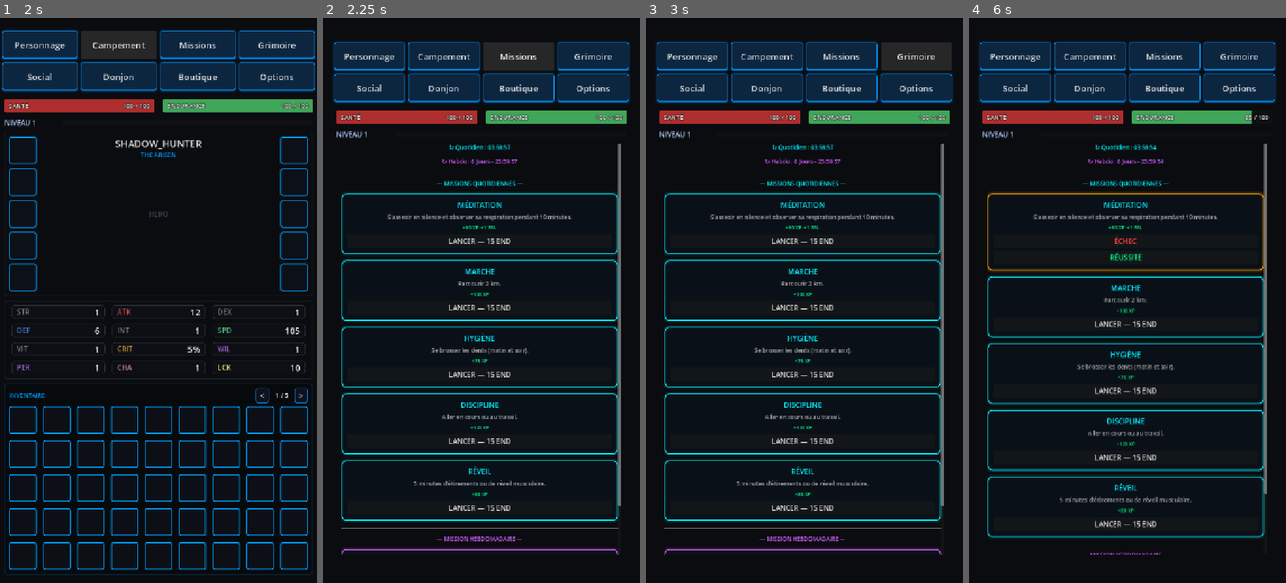
Above: before the commit, frames 1-4 (left to right).
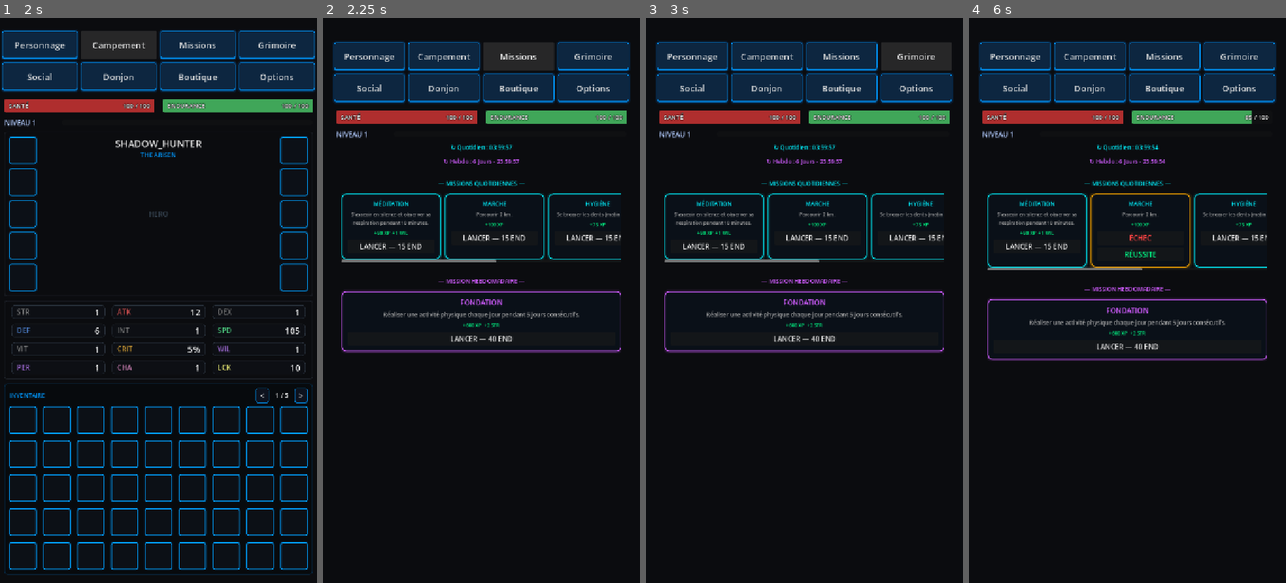
Above: after the commit, the same moments.

Repository: Argoht/Jeu
Game: Godot game, scene res://Scenes/main_scene.tscn
Two runs of this game, one before a commit and one after it. Both use one fixed random seed, a clock stepped at 60 frames per second and the inputs below. This scene is started directly instead of the project's main scene.
Inputs:
- Up to frame 1 (2 s): click "Personnage" at 0.5 s; click "Campement" at 1.25 s
- Up to frame 2 (2.25 s): click "Missions" at 2 s
- Up to frame 3 (3 s): click "Grimoire" at 2.75 s
- Up to frame 4 (6 s): click "Social" at 3.5 s; click "Donjon" at 4.25 s; click "Boutique" at 5 s; click "LANCER — 15 END" at 5.75 s

Frame 1 is identical in both runs. In frame 2, 9.4% of the frame differs, in the area x 5-94%, y 22-95%; in frame 3, 9.4%; in frame 4, 10%.

Commit message:
feat: carrousel horizontal 3 cartes visibles, défilement gauche-droite
Cartes de 225px : 3×225 + 2×10 = 695px sur 696px utiles, exactement
3 quêtes visibles, les 2 autres accessibles en glissant horizontalement.
La mission hebdomadaire reste en carte pleine largeur en dessous.

https://claude.ai/code/session_019T2txxZBcmxeHzpZfuDRYS

Diff:
--- a/jeu/Scripts/MissionsUI.gd
+++ b/jeu/Scripts/MissionsUI.gd
@@ -3,6 +3,8 @@
 var _vbox: VBoxContainer
 var _timer_acc: float = 0.0
 
+# 3 cartes visibles sur 696px utiles (720 - 24 marges), avec 2 gaps de 10px
+const CARD_W := 225
 
 func _ready():
 	size_flags_horizontal = Control.SIZE_EXPAND_FILL
@@ -44,15 +46,7 @@
 	_vbox.add_child(t_weekly)
 
 	_add_section_header("MISSIONS QUOTIDIENNES", Color("#00f2ff"))
-	if GlobalEngine.available_missions.is_empty():
-		var empty = Label.new()
-		empty.text = "Missions épuisées."
-		empty.horizontal_alignment = HORIZONTAL_ALIGNMENT_CENTER
-		empty.add_theme_color_override("font_color", Color("#555555"))
-		_vbox.add_child(empty)
-	else:
-		for m in GlobalEngine.available_missions:
-			_vbox.add_child(_create_card(m, false))
+	_vbox.add_child(_build_daily_carousel())
 
 	_add_section_header("MISSION HEBDOMADAIRE", Color("#d15cff"))
 	if GlobalEngine.available_weekly_missions.is_empty():
@@ -63,8 +57,27 @@
 		_vbox.add_child(empty)
 	else:
 		for m in GlobalEngine.available_weekly_missions:
-			_vbox.add_child(_create_card(m, true))
-
+			_vbox.add_child(_create_card(m, true, 0))
+
+func _build_daily_carousel() -> ScrollContainer:
+	var hscroll = ScrollContainer.new()
+	hscroll.size_flags_horizontal = Control.SIZE_EXPAND_FILL
+	hscroll.vertical_scroll_mode = ScrollContainer.SCROLL_MODE_DISABLED
+
+	var hbox = HBoxContainer.new()
+	hbox.add_theme_constant_override("separation", 10)
+	hscroll.add_child(hbox)
+
+	if GlobalEngine.available_missions.is_empty():
+		var empty = Label.new()
+		empty.text = "Missions épuisées."
+		empty.add_theme_color_override("font_color", Color("#555555"))
+		hbox.add_child(empty)
+	else:
+		for m in GlobalEngine.available_missions:
+			hbox.add_child(_create_card(m, false, CARD_W))
+
+	return hscroll
 
 func _add_section_header(text: String, color: Color):
 	_vbox.add_child(HSeparator.new())
@@ -75,10 +88,13 @@
 	l.add_theme_font_size_override("font_size", 13)
 	_vbox.add_child(l)
 
-func _create_card(m_dict: Dictionary, is_weekly: bool) -> PanelContainer:
+func _create_card(m_dict: Dictionary, is_weekly: bool, card_width: int) -> PanelContainer:
 	var m_data = GlobalEngine.all_missions.get(m_dict.id)
 	var card = PanelContainer.new()
-	card.size_flags_horizontal = Control.SIZE_EXPAND_FILL
+	if card_width > 0:
+		card.custom_minimum_size = Vector2(card_width, 0)
+	else:
+		card.size_flags_horizontal = Control.SIZE_EXPAND_FILL
 
 	if not m_data:
 		return card
@@ -115,7 +131,7 @@
 	var title = Label.new()
 	title.text = m_data.title.to_upper()
 	title.horizontal_alignment = HORIZONTAL_ALIGNMENT_CENTER
-	title.add_theme_font_size_override("font_size", 16)
+	title.add_theme_font_size_override("font_size", 13 if card_width > 0 else 16)
 	title.add_theme_color_override("font_color", Color("#00f2ff") if not is_weekly else Color("#d15cff"))
 	title.autowrap_mode = TextServer.AUTOWRAP_WORD
 	v.add_child(title)
@@ -124,7 +140,7 @@
 	desc.text = m_data.description
 	desc.horizontal_alignment = HORIZONTAL_ALIGNMENT_CENTER
 	desc.autowrap_mode = TextServer.AUTOWRAP_WORD
-	desc.add_theme_font_size_override("font_size", 13)
+	desc.add_theme_font_size_override("font_size", 11 if card_width > 0 else 13)
 	desc.add_theme_color_override("font_color", Color(0.68, 0.68, 0.68))
 	v.add_child(desc)
 
